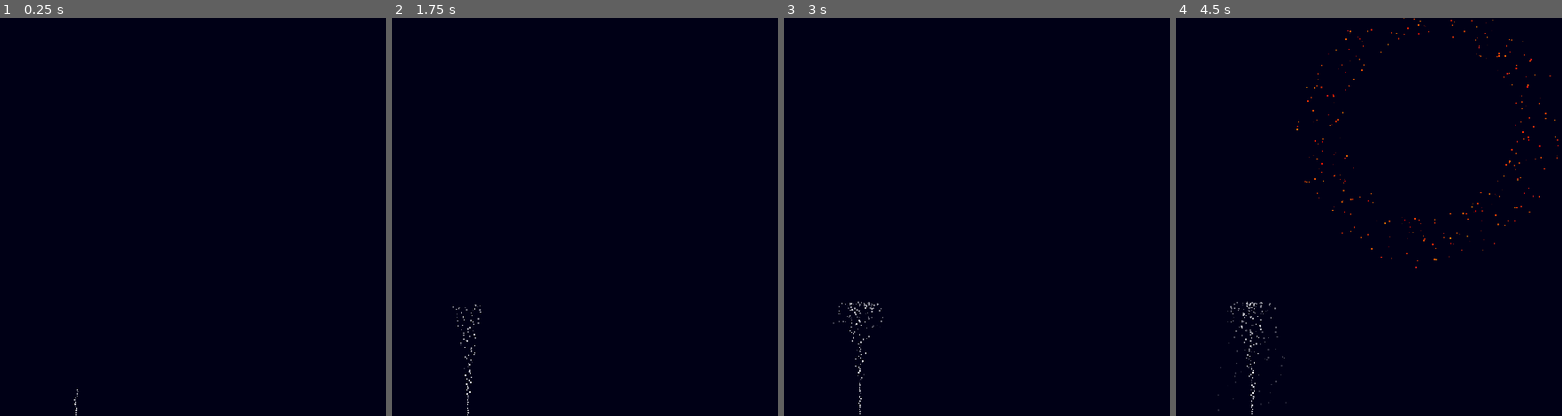
Above: before the commit, frames 1-4 (left to right).
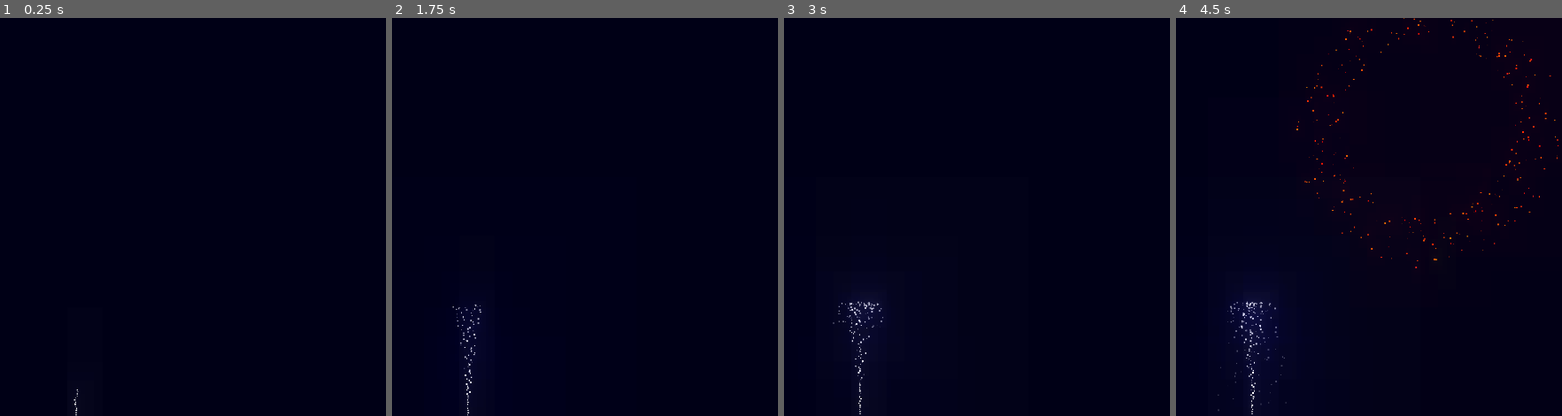
Above: after the commit, the same moments.

Repository: hinek/fireworks2020
Game: Godot game, scene res://PlayFireworks.tscn
Two runs of this game, one before a commit and one after it. Both use one fixed random seed, a clock stepped at 60 frames per second and the inputs below.
Inputs:
- Up to frame 1 (0.25 s): no input
- Up to frame 2 (1.75 s): tap Enter at 0.5 s; tap Space at 1.25 s
- Up to frame 3 (3 s): no input
- Up to frame 4 (4.5 s): no input

The runs differ from the first frame. In frame 2, less than 0.1% of the frame differs, in the area x 19-23%, y 75-85%; in frame 3, 0.5%; in frame 4, 1.5%, in the area x 13-68%, y 60-95%.

Commit message:
World Environment + Glow

Diff:
--- a/game/PlayFireworks.tscn
+++ b/game/PlayFireworks.tscn
@@ -1,8 +1,22 @@
-[gd_scene load_steps=4 format=2]
+[gd_scene load_steps=5 format=2]
 
 [ext_resource path="res://fireworks/Fountain.tscn" type="PackedScene" id=1]
 [ext_resource path="res://PlayFireworks.gd" type="Script" id=2]
 [ext_resource path="res://fireworks/Explosion.tscn" type="PackedScene" id=3]
+
+[sub_resource type="Environment" id=1]
+background_mode = 4
+glow_enabled = true
+glow_levels/1 = true
+glow_levels/2 = true
+glow_levels/4 = true
+glow_levels/6 = true
+glow_levels/7 = true
+glow_intensity = 1.5
+glow_strength = 1.5
+glow_bloom = 0.01
+glow_blend_mode = 0
+glow_hdr_threshold = 0.8
 
 [node name="PlayFireworks" type="Node2D"]
 script = ExtResource( 2 )
@@ -15,4 +29,7 @@
 [node name="Timer" type="Timer" parent="."]
 wait_time = 3.0
 autostart = true
+
+[node name="WorldEnvironment" type="WorldEnvironment" parent="."]
+environment = SubResource( 1 )
 [connection signal="timeout" from="Timer" to="." method="_on_Timer_timeout"]
